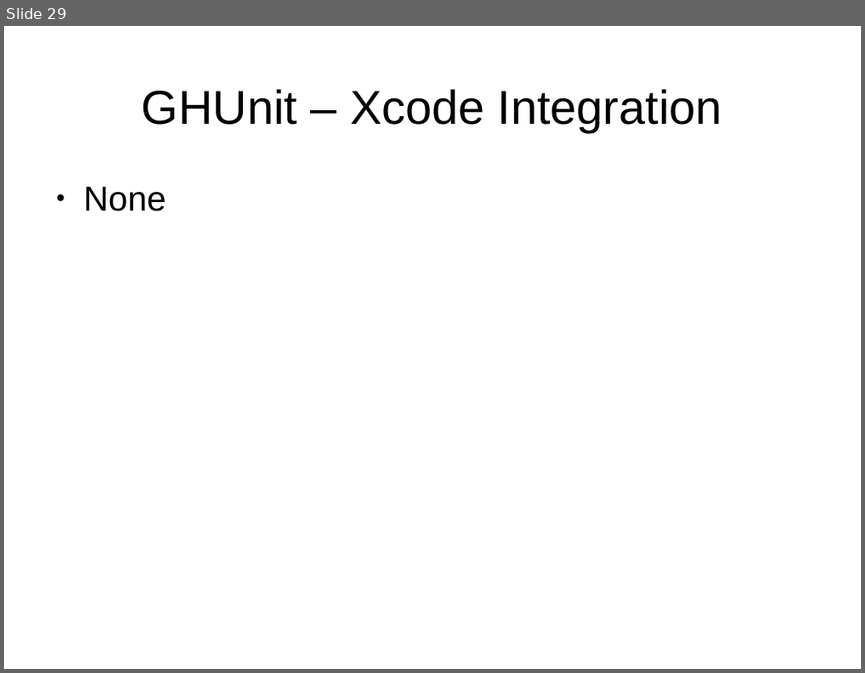
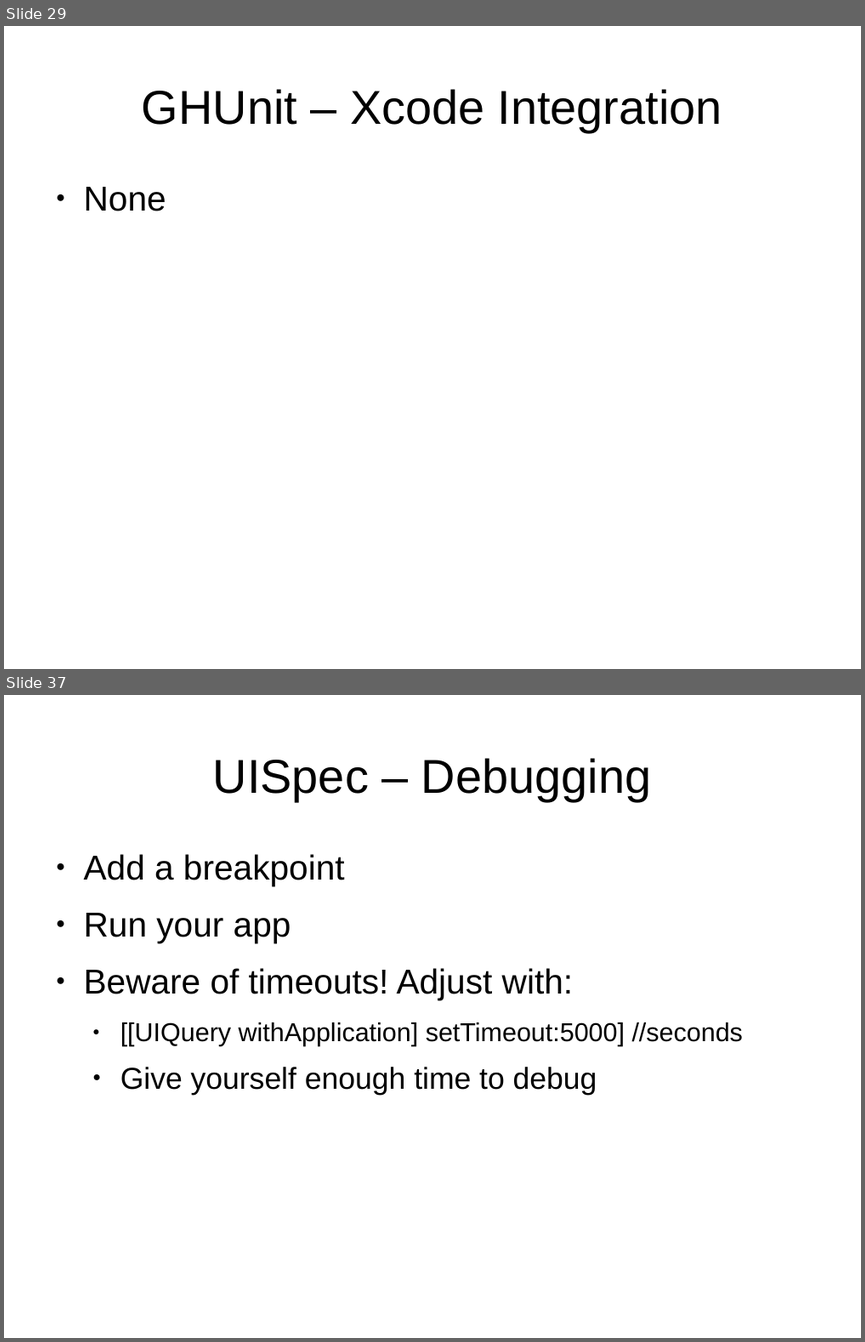
Before and after one commit to StlMobileDev/iPhone-Testing, a slide deck: Testing-Testing-iOS.odp. Shown one above the other, each under a label of ours: slide 29 before the commit, slides 29 and 37 after it; the slides between them are not shown. The pictures are 865x673 and 865x1342 pixels, drawn with LibreOffice and Linux fonts; fonts in the diff are those of the drawing. Boxes give left, top, right and bottom in pixels: in the first picture for what was removed or moved away, otherwise in the second. Text is boxed around its words. In the diff, an @@ line names an element or a change of style, - is before the commit and + after.

Commit message:
Updated with UISpec

```diff
--- a/Testing-Testing-iOS.odp
+++ b/Testing-Testing-iOS.odp
@@ slide 37 added at <box>4,695,861,1338</box>, background #FFFFFF @@
@@ title added at <box>213,758,651,801</box>, 44 pt, text #000000 @@
+UISpec – Debugging
@@ text added at <box>84,854,743,1095</box>, 32 pt, text #000000 @@
+● Add a breakpoint
+● Run your app
+● Beware of timeouts! Adjust with:
+  ● [[UIQuery withApplication] setTimeout:5000] //seconds
+  ● Give yourself enough time to debug
```
Also in this commit, not shown: 5 slides changed, 8 other slides added, 1 other file.
